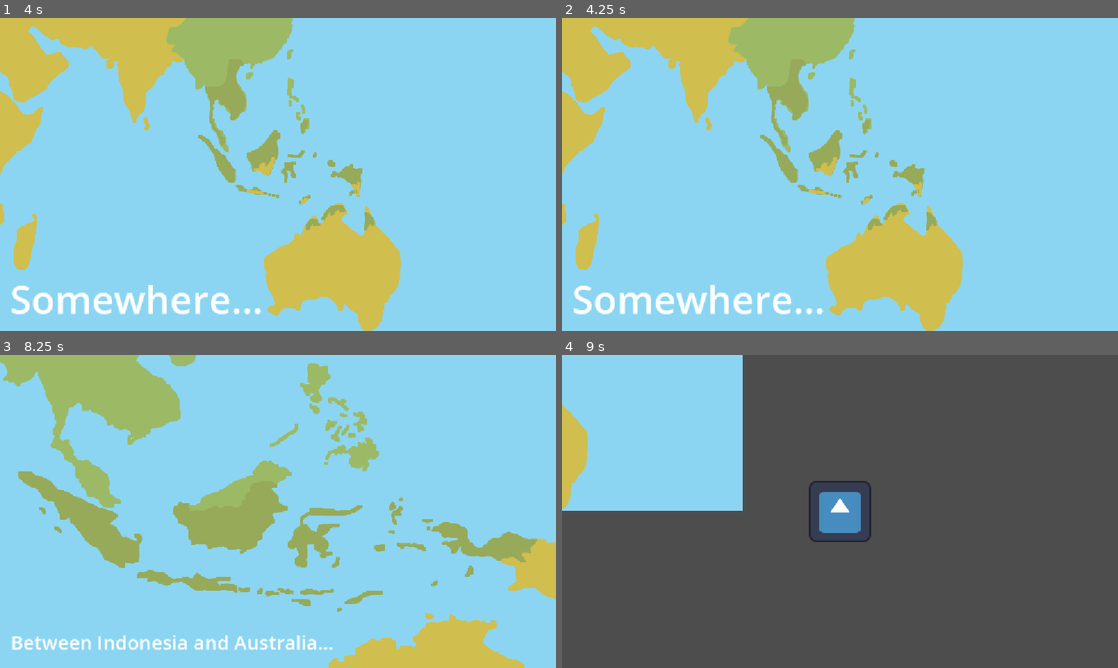
Above: before the commit, frames 1-4 (two rows, left to right).
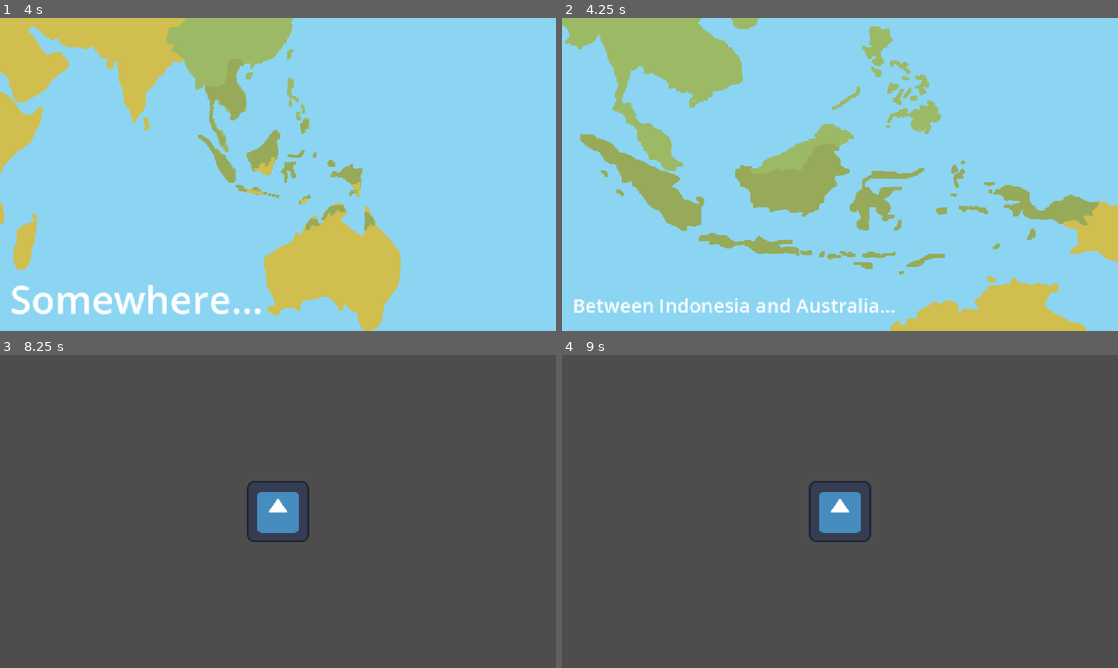
Above: after the commit, the same moments.

Repository: NottheAvery/Javen
Game: Godot game, scene res://Hurtles.tscn
Two runs of this game, one before a commit and one after it. Both use one fixed random seed, a clock stepped at 60 frames per second and the inputs below. The engine's default icon, where the game draws it, is replaced by a stand-in: a white triangle on a blue panel in a dark square.
Inputs:
- Up to frame 1 (4 s): tap Enter at 0.5, 2, 3.5 s; hold Right (ui_right) 0.53-2.03 s; tap Up (ui_up) at 0.6, 0.77, 1.07, 1.35, 1.52, 1.82, 2.1, 2.85, 3.02, 3.32, 3.6, 3.77 s; tap Space at 1.25, 2.75 s; hold Left (ui_left) 2.03-2.78 s; hold Right (ui_right) from 2.78 s (still down)
- Up to frame 2 (4.25 s): keep holding Right (ui_right); tap Up (ui_up) at 4.07 s
- Up to frame 3 (8.25 s): release Right (ui_right) at 4.28 s; hold Left (ui_left) 4.28-5.03 s; tap Up (ui_up) at 4.35, 4.52, 4.82, 5.1, 5.85, 6.02, 6.32, 6.6, 6.77, 7.07, 7.35, 7.52, 7.82, 8.1 s; tap Space at 5 s; hold Right (ui_right) 5.03-5.78 s; hold Left (ui_left) 5.78-7.28 s; hold Right (ui_right) from 7.28 s (still down)
- Up to frame 4 (9 s): keep holding Right (ui_right); tap Up (ui_up) at 8.85 s

Frame 1 is identical in both runs. In frame 2, 35% of the frame differs, in the area x 0-100%, y 0-100%; in frame 3, 100%; in frame 4, 16%.

Commit message:
nessage

Diff:
--- a/Javengame/Hurtles.tscn
+++ b/Javengame/Hurtles.tscn
@@ -4,6 +4,7 @@
 [ext_resource type="Script" uid="uid://cnwq0yu3kn2p8" path="res://camera.gd" id="2_hpko6"]
 [ext_resource type="Texture2D" uid="uid://t37qxx73v54u" path="res://maptwo.png" id="3_rqf8a"]
 [ext_resource type="Texture2D" uid="uid://cwcbga3fuid8b" path="res://icon.svg" id="4_rqf8a"]
+[ext_resource type="Script" uid="uid://deacihw1mk5s1" path="res://kangaroo.gd" id="4_wry8x"]
 
 [sub_resource type="LabelSettings" id="LabelSettings_oejjr"]
 font_size = 80
@@ -26,6 +27,8 @@
 "speed": 5.0
 }]
 
+[sub_resource type="TileSet" id="TileSet_rqf8a"]
+
 [node name="Node2D" type="Node2D" unique_id=1728672533]
 
 [node name="mapone" type="Sprite2D" parent="." unique_id=494168661]
@@ -46,7 +49,7 @@
 player = NodePath("../CharacterBody2D")
 
 [node name="Timer" type="Timer" parent="Camera2D" unique_id=1114300652]
-wait_time = 5.0
+wait_time = 4.0
 one_shot = true
 autostart = true
 
@@ -72,7 +75,8 @@
 label_settings = SubResource("LabelSettings_bm8rm")
 
 [node name="CharacterBody2D" type="CharacterBody2D" parent="." unique_id=1519086138]
-position = Vector2(200, 0)
+position = Vector2(-200, 400)
+script = ExtResource("4_wry8x")
 
 [node name="CollisionShape2D" type="CollisionShape2D" parent="CharacterBody2D" unique_id=256861622]
 shape = SubResource("CapsuleShape2D_47xu7")
@@ -81,3 +85,4 @@
 sprite_frames = SubResource("SpriteFrames_it8ie")
 
 [node name="TileMapLayer" type="TileMapLayer" parent="." unique_id=821793735]
+tile_set = SubResource("TileSet_rqf8a")
--- a/Javengame/camera.gd
+++ b/Javengame/camera.gd
@@ -11,3 +11,8 @@
 	global_position = target_marker.global_position
 func _on_timer_timeout_2():
 	global_position = player.global_position
+func _process(delta:float) -> void:
+	if timer2.time_left < 1:
+		global_position = player.global_position
+	else:
+		return
--- /dev/null
+++ b/Javengame/kangaroo.gd
@@ -0,0 +1,25 @@
+extends CharacterBody2D
+
+
+const SPEED = 300.0
+const JUMP_VELOCITY = -200.0
+
+
+func _physics_process(delta: float) -> void:
+	# Add the gravity.
+	if not is_on_floor():
+		velocity += get_gravity() * delta
+
+	# Handle jump.
+	if Input.is_action_just_pressed("ui_up"):
+		velocity.y = JUMP_VELOCITY
+
+	# Get the input direction and handle the movement/deceleration.
+	# As good practice, you should replace UI actions with custom gameplay actions.
+	var direction := Input.get_axis("ui_left", "ui_right")
+	if direction:
+		velocity.x = direction * SPEED
+	else:
+		velocity.x = move_toward(velocity.x, 0, SPEED)
+
+	move_and_slide()
Not shown, added: Javengame/kangaroo.gd.uid
Renamed: Javengame/New Piskel-20261114-111747.png -> Javengame/kangaroo.png
Not shown, changed: Javengame/kangaroo.png.import
Renamed: Javengame/New Piskel-20261114-111754.png -> Javengame/seaweed.png
Not shown, changed: Javengame/seaweed.png.import
